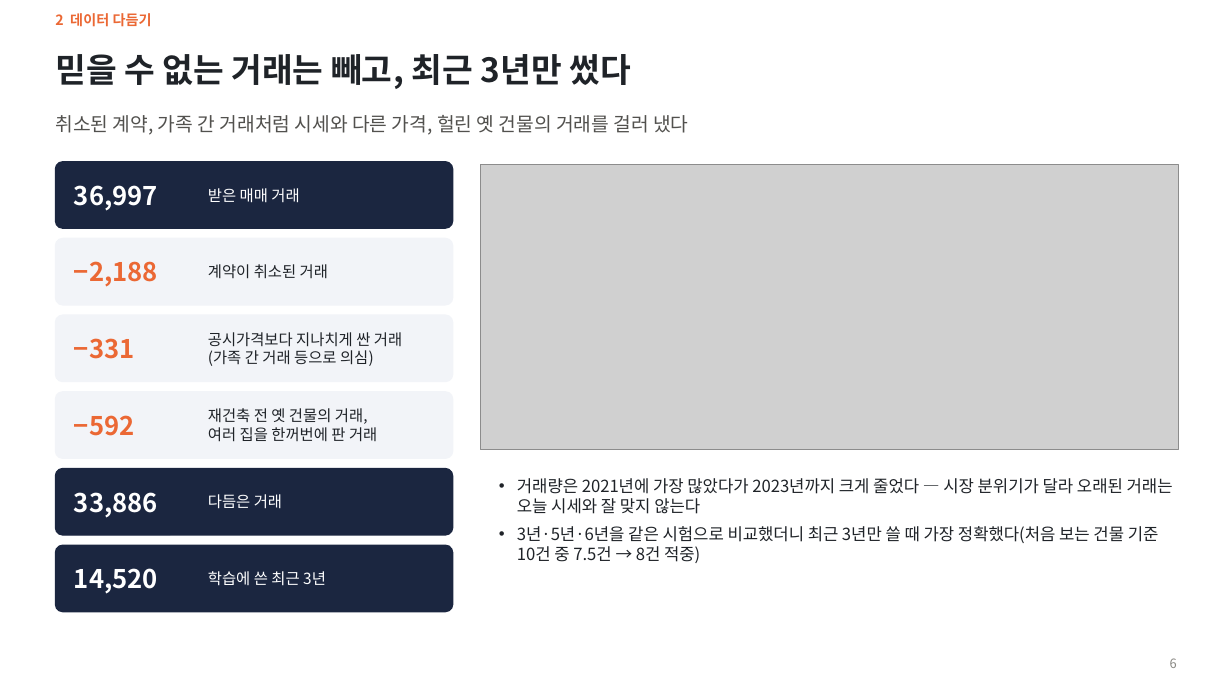
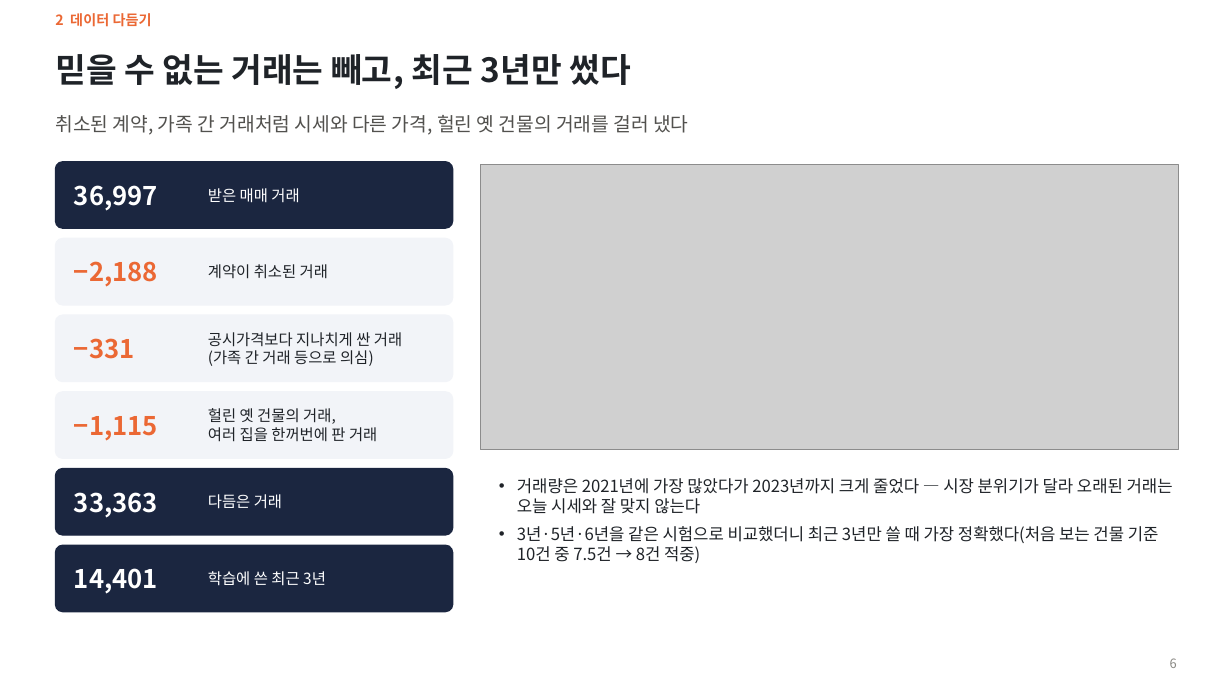
Before and after one commit to KimInSeok-DA/DA_Seoul_Villa_AVM, a slide deck: slide 6 of presentation/AVM_발표.pptx. Drawn at 1232x693 pixels with LibreOffice and Linux fonts; fonts in the diff are those of the drawing; grey boxes stand for pictures. Boxes give left, top, right and bottom in pixels: in the first picture for what was removed or moved away, otherwise in the second. Text is boxed around its words. In the diff, an @@ line names an element or a change of style, - is before the commit and + after.

Commit message:
문서·PPT: 철거된 건물 거래 제외 반영과 숫자 갱신
- README 결과 표·데이터·환경 변수, PPT 재료, 용어사전, 진행 과정, 1007_13·15 수치 갱신
- PPT 데이터 다듬기·자체 검증·신뢰도·크게 틀린 사례·예시·부록 수치, AI 활용 장 문서·PR 수
- HANDOFF·작업일지·AI 활용 기록

```diff
--- a/presentation/AVM_발표.pptx
+++ b/presentation/AVM_발표.pptx
@@ text at [74,416,158,441]: text changed @@
-−592
+−1,115
@@ text at [208,408,336,424]: text changed @@
-재건축 전 옛 건물의 거래,
+헐린 옛 건물의 거래,
@@ text at [74,492,158,518]: text changed @@
-33,886
+33,363
@@ text at [74,568,158,594]: text changed @@
-14,520
+14,401
```
Also in this commit, not shown: 11 other slides changed, 10 other files.
